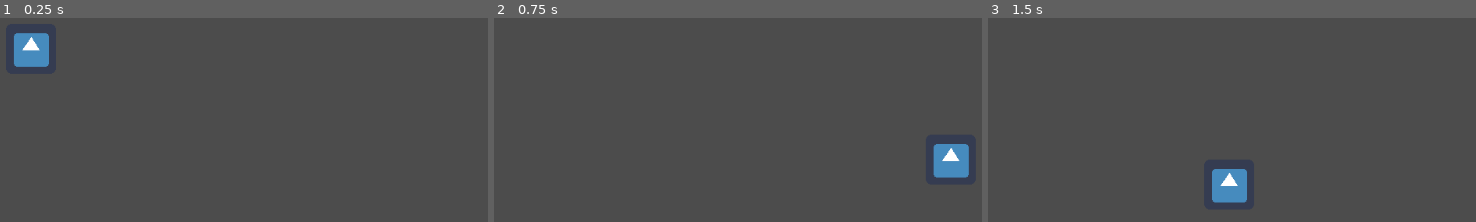
Above: before the commit, frames 1-3 (left to right).
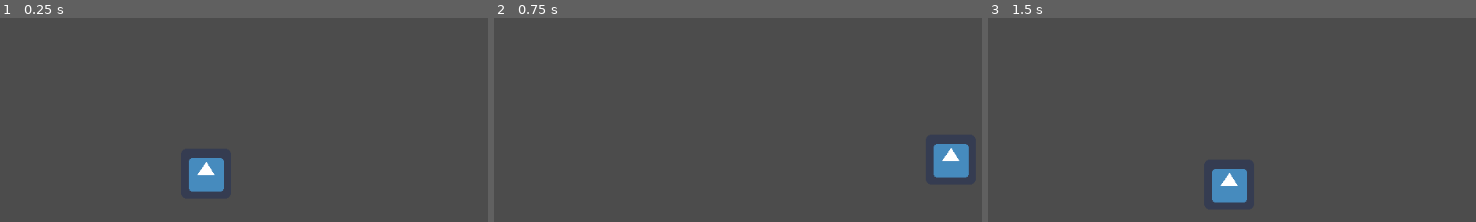
Above: after the commit, the same moments.

Repository: Coursaux/String-game
Game: Godot game, scene res://Main.tscn
Same seed, same stepped clock (60 frames per second), same inputs: the game is played once before the commit and once after it. Before the commit the project starts from res://Character.tscn. The engine's default icon, where the game draws it, is replaced by a stand-in: a white triangle on a blue panel in a dark square.
Inputs (mouse positions are in pixels of both pictures, inside the frame that each line leads up to):
- Up to frame 1 (0.25 s): no input
- Up to frame 2 (0.75 s): tap Enter at 0.5 s; move the mouse to (952, 158) at 0.52 s
- Up to frame 3 (1.5 s): tap Space at 1.25 s; move the mouse to (1227, 185) at 1.27 s

The runs differ from the first frame. In frame 1, 2.4% of the frame differs, in the area x 2-46%, y 7-86%; in frame 2, nothing differs; in frame 3, nothing differs.

Commit message:
main scene

Diff:
--- a/String/Character.tscn
+++ b/String/Character.tscn
@@ -17,9 +17,9 @@
 custom_solver_bias = 0.0
 extents = Vector2( 32, 32 )
 
-[node name="character" type="KinematicBody2D" index="0"]
+[node name="character" type="KinematicBody2D"]
 
-position = Vector2( 192, 128 )
+position = Vector2( 32, 32 )
 input_pickable = false
 collision_layer = 1
 collision_mask = 1
--- /dev/null
+++ b/String/Main.tscn
@@ -0,0 +1,9 @@
+[gd_scene load_steps=2 format=2]
+
+[ext_resource path="res://Character.tscn" type="PackedScene" id=1]
+
+[node name="Main" type="Node" index="0"]
+
+[node name="character" parent="." index="0" instance=ExtResource( 1 )]
+
+position = Vector2( 416, 288 )
--- a/String/TestNode.tscn
+++ /dev/null
@@ -1,6 +0,0 @@
-[gd_scene format=2]
-
-[node name="Node2D" type="Node2D" index="0"]
-
-position = Vector2( 286, 240 )
-_sections_unfolded = [ "Visibility" ]
--- a/String/project.godot
+++ b/String/project.godot
@@ -11,7 +11,7 @@
 [application]
 
 config/name="String"
-run/main_scene="res://Character.tscn"
+run/main_scene="res://Main.tscn"
 config/icon="res://icon.png"
 
 [rendering]
